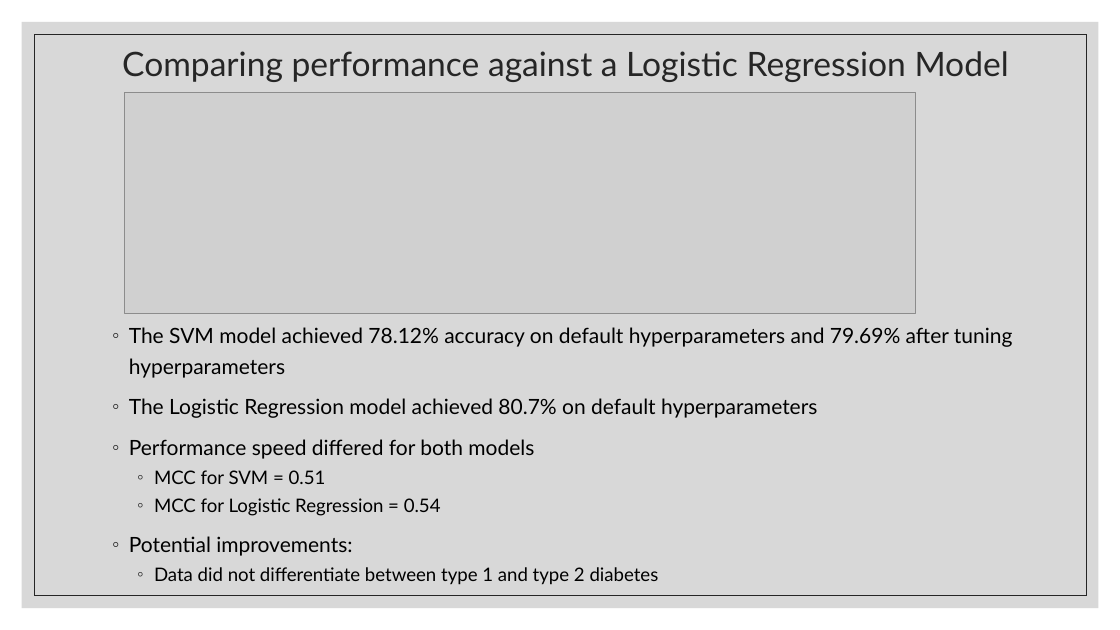
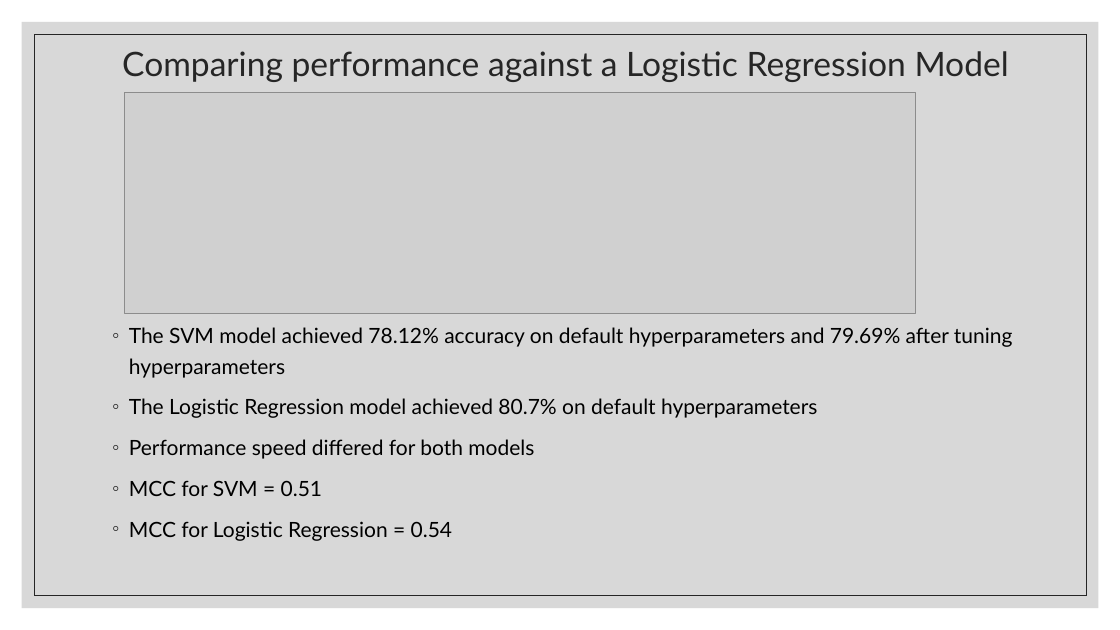
Before and after one commit to Myself1214/Group-3-M9, a slide deck: slide 7 of group-3-M09-final-presentation.pptx. Drawn at 1120x630 pixels with LibreOffice and Linux fonts; fonts in the diff are those of the drawing; grey boxes stand for pictures. Boxes give left, top, right and bottom in pixels: in the first picture for what was removed or moved away, otherwise in the second. Text is boxed around its words. In the diff, an @@ line names an element or a change of style, - is before the commit and + after.

Commit message:
changing MCC placement on slide 7

```diff
--- a/group-3-M09-final-presentation.pptx
+++ b/group-3-M09-final-presentation.pptx
@@ text at <box>129,480,452,541</box>: size 16 to 18 pt in "MCC for SVM = 0.51", "MCC for Logistic Regression = 0.54"; list level 2 to 1 in "MCC for SVM = 0.51"; line spacing 1 to 1.2; list level 2 to 1 in "MCC for Logistic Regression = ..." @@
@@ text at <box>129,536,659,585</box>: paragraphs removed @@
-◦ Potential improvements:
-  ◦ Data did not differentiate between type 1 and type 2 diabetes
```
Also in this commit, not shown: 1 other slide changed.
